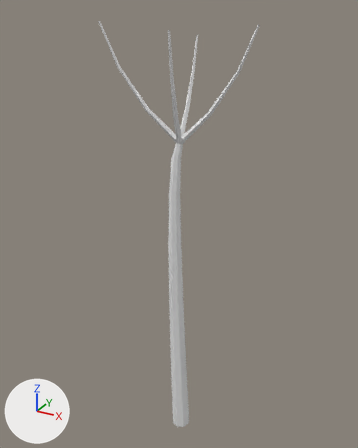
The OBJ model game/assets/models/plants/SM_Plant_CanopyTreeSapling_Trunk.obj as it was, and as the next commit left it.
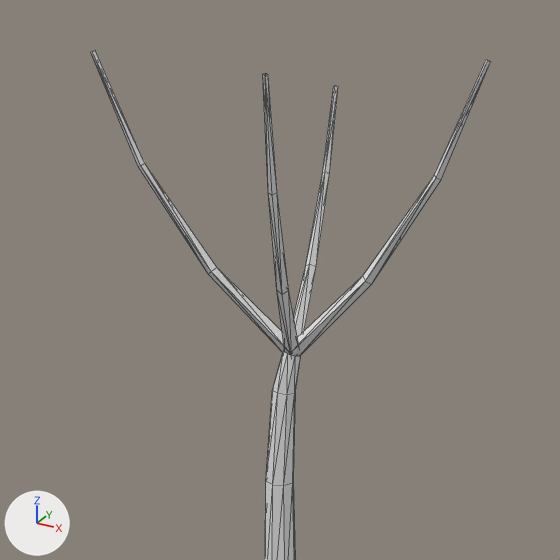
Each version appears first whole from a camera (50 mm lens) standing at (7.5, -13.81, 15.86) and looking at (-0.18, 0.14, 8.88), and next in a close-up on the part from 17% to 80% of the width and 0% to 51% of the height. Arrows for +X, +Y and +Z are at lower left; the lights stay in place. The first two pictures are the older version. The close-ups show mesh edges as thin lines. Where no turn or scale is listed for an object, it has been applied to the vertices.

Before the edit, the objects in view are built like this:
```python
me_sm_plant_canopytreesapling_trunk = bpy.data.meshes.new('SM_Plant_CanopyTreeSapling_Trunk')
me_sm_plant_canopytreesapling_trunk.from_pydata(...)  # 120 vertices, 206 faces; spans x -2.4..2.3, y -2.2..1.9, z 0.0..15.5
ob_sm_plant_canopytreesapling_trunk = bpy.data.objects.new('SM_Plant_CanopyTreeSapling_Trunk', me_sm_plant_canopytreesapling_trunk)
ob_sm_plant_canopytreesapling_trunk.location = (0.0, 0.0, 0.0)
```
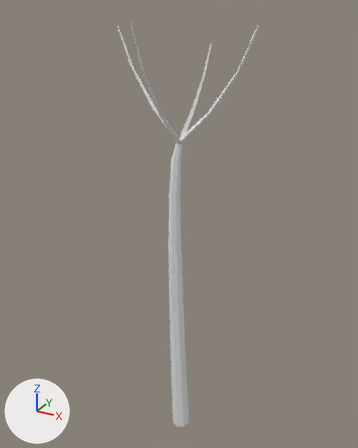
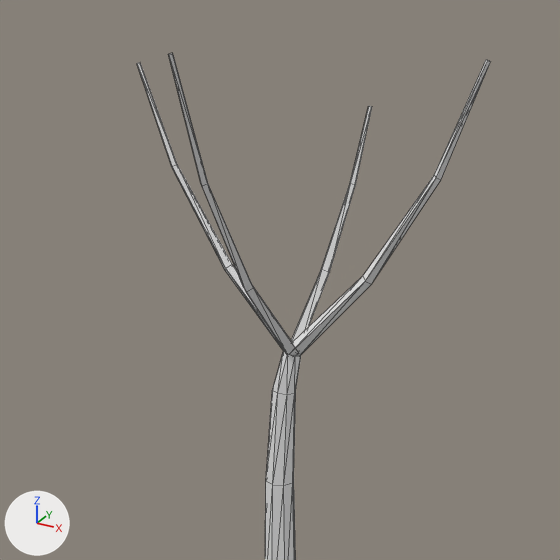
The change, as a diff of the scene's bpy script:
```diff
--- a/game/assets/models/plants/SM_Plant_CanopyTreeSapling_Trunk.obj.py
+++ b/game/assets/models/plants/SM_Plant_CanopyTreeSapling_Trunk.obj.py
@@ me_sm_plant_canopytreesapling_trunk @@
 # used by ob_sm_plant_canopytreesapling_trunk; location = (0.0, 0.0, 0.0)
-me_sm_plant_canopytreesapling_trunk.from_pydata(...)  # 120 vertices, 206 faces; spans x -2.4..2.3, y -2.2..1.9, z 0.0..15.5
+me_sm_plant_canopytreesapling_trunk.from_pydata(...)  # 120 vertices, 206 faces; spans x -2.4..2.3, y -2.5..1.6, z 0.0..15.5
+# me_sm_plant_canopytreesapling_trunk part 1: the loose piece of 16 vertices spanning x -0.5..0.0, y -0.1..1.9, z 11.8..15.0 is multiplied about its middle by the matrix ((0.855, 0.319, -0.005), (-0.319, 0.855, -0.03), (-0.006, 0.03, 0.912)), then moved by (0.3, -0.1, -0.1)
+# me_sm_plant_canopytreesapling_trunk part 2: the loose piece of 16 vertices spanning x -2.4..0.0, y -0.9..0.1, z 11.8..15.5 is scaled about its middle by (0.983, -0.0382, 0.957), then moved by (0.0, 0.4, -0.1)
+# me_sm_plant_canopytreesapling_trunk part 3: the loose piece of 16 vertices spanning x -0.2..0.8, y -2.2..0.0, z 11.8..15.3 is scaled about its middle by (-0.0387, 1.18, 1.06), then moved by (-0.4, -0.2, 0.1)
```

Pixel boxes (x1, y1, x2, y2) of what changed, in the close-ups (560 x 560 px; the box of a moved part takes in the faces that stretch with it):
'SM_Plant_CanopyTreeSapling_Trunk', reshaped
    before: (91, 51, 490, 560)
    after: (137, 53, 490, 560)
part 1 of me_sm_plant_canopytreesapling_trunk, moved or reshaped
    before: (294, 85, 338, 337)
    after: (291, 106, 372, 342)
part 2 of me_sm_plant_canopytreesapling_trunk, moved or reshaped
    before: (91, 51, 288, 354)
    after: (137, 62, 285, 352)
part 3 of me_sm_plant_canopytreesapling_trunk, moved or reshaped
    before: (263, 73, 299, 356)
    after: (168, 53, 296, 356)
